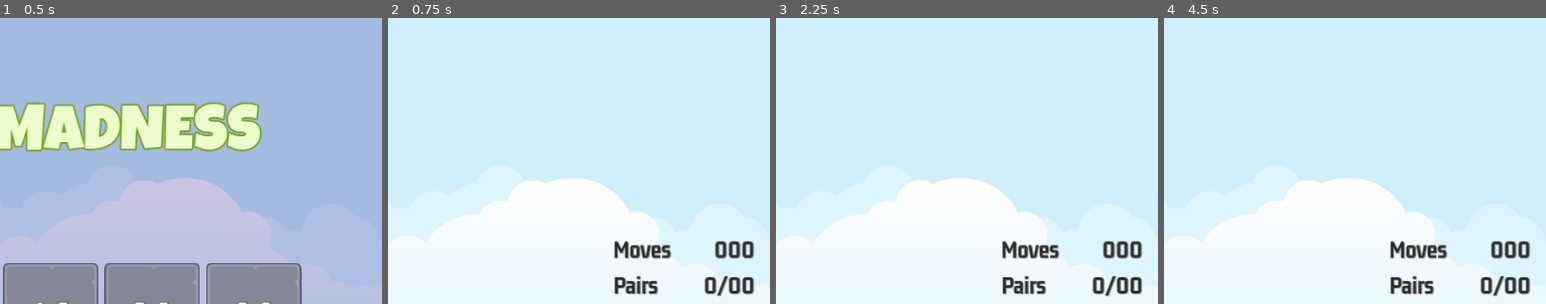
Above: before the commit, frames 1-4 (left to right).
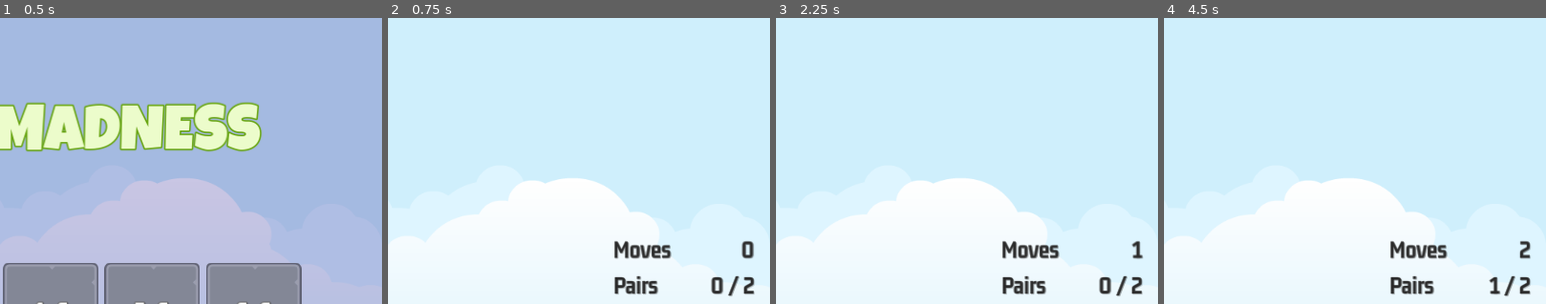
Above: after the commit, the same moments.

Repository: ArthurNvs/MemoryMadness
Game: Godot game, scene res://master_screen/master_screen.tscn
Same seed, same stepped clock (60 frames per second), same inputs: the game is played once before the commit and once after it.
Inputs (mouse positions are % of the whole screen's width and height, from its top left):
- Up to frame 1 (0.5 s): no input
- Up to frame 2 (0.75 s): click "2x2" at 0.5 s
- Up to frame 3 (2.25 s): click (35, 44) at 1.25 s; click (44, 44) at 2.02 s
- Up to frame 4 (4.5 s): click (35, 56) at 2.77 s; click (44, 56) at 3.52 s; click (35, 44) at 4.25 s
The pictures show only the part of the screen within x 50-100%, y 0-50%; the shares and areas given below are measured in that part.

Frame 1 is identical in both runs. In frame 2, 0.9% of the frame differs, in the area x 82-96%, y 78-98%; in frame 3, 1.1%, in the area x 82-97%, y 78-98%; in frame 4, 1.1%.

Commit message:
creates gameover screen

Diff:
--- /dev/null
+++ b/assets/lg_84_green.tres
@@ -0,0 +1,12 @@
+[gd_resource type="LabelSettings" load_steps=2 format=3 uid="uid://unetbn0dc6ls"]
+
+[ext_resource type="FontFile" uid="uid://fhco5v1nj10j" path="res://assets/fonts/LuckiestGuy-Regular.ttf" id="1_mus3h"]
+
+[resource]
+font = ExtResource("1_mus3h")
+font_size = 84
+font_color = Color(0.250547, 0.633874, 0.495274, 1)
+outline_size = 10
+outline_color = Color(0.675091, 0.956251, 0.829361, 1)
+shadow_size = 10
+shadow_color = Color(3.36915e-07, 0.221838, 0, 0.494118)
--- /dev/null
+++ b/game_over/game_over.tscn
@@ -0,0 +1,72 @@
+[gd_scene load_steps=4 format=3 uid="uid://cvujwjkpdptbr"]
+
+[ext_resource type="Texture2D" uid="uid://cdp1meo0stuse" path="res://assets/ui/UIbg.png" id="1_8konc"]
+[ext_resource type="LabelSettings" uid="uid://unetbn0dc6ls" path="res://assets/lg_84_green.tres" id="2_68pld"]
+[ext_resource type="LabelSettings" uid="uid://dome2gjk366q4" path="res://assets/gm_32_dark_dark.tres" id="3_j3giw"]
+
+[node name="GameOver" type="Control"]
+layout_mode = 3
+anchors_preset = 15
+anchor_right = 1.0
+anchor_bottom = 1.0
+grow_horizontal = 2
+grow_vertical = 2
+
+[node name="NinePatchRect" type="NinePatchRect" parent="."]
+layout_mode = 1
+anchors_preset = 8
+anchor_left = 0.5
+anchor_top = 0.5
+anchor_right = 0.5
+anchor_bottom = 0.5
+offset_left = -256.0
+offset_top = -192.0
+offset_right = 256.0
+offset_bottom = 192.0
+grow_horizontal = 2
+grow_vertical = 2
+texture = ExtResource("1_8konc")
+patch_margin_left = 10
+patch_margin_top = 10
+patch_margin_right = 10
+patch_margin_bottom = 10
+
+[node name="MC" type="MarginContainer" parent="NinePatchRect"]
+layout_mode = 1
+anchors_preset = 15
+anchor_right = 1.0
+anchor_bottom = 1.0
+grow_horizontal = 2
+grow_vertical = 2
+theme_override_constants/margin_left = 30
+theme_override_constants/margin_top = 24
+theme_override_constants/margin_right = 30
+theme_override_constants/margin_bottom = 30
+
+[node name="VB" type="VBoxContainer" parent="NinePatchRect/MC"]
+layout_mode = 2
+
+[node name="Label" type="Label" parent="NinePatchRect/MC/VB"]
+layout_mode = 2
+text = "YOU WIN"
+label_settings = ExtResource("2_68pld")
+horizontal_alignment = 1
+vertical_alignment = 1
+
+[node name="HB" type="HBoxContainer" parent="NinePatchRect/MC/VB"]
+layout_mode = 2
+
+[node name="Label" type="Label" parent="NinePatchRect/MC/VB/HB"]
+layout_mode = 2
+size_flags_horizontal = 2
+text = "Moves taken:"
+label_settings = ExtResource("3_j3giw")
+horizontal_alignment = 1
+vertical_alignment = 1
+
+[node name="MovesLabel" type="Label" parent="NinePatchRect/MC/VB/HB"]
+layout_mode = 2
+text = "000"
+label_settings = ExtResource("3_j3giw")
+horizontal_alignment = 1
+vertical_alignment = 1
--- a/game_screen/game_screen.gd
+++ b/game_screen/game_screen.gd
@@ -4,12 +4,18 @@
 
 @onready var sound = $Sound
 @onready var tile_container = $HBoxContainer/MarginContainer/TileContainer
-@onready var scorer = $Scorer
+@onready var scorer: Scorer = $Scorer
+@onready var moves_label = $HBoxContainer/MarginContainer2/VBoxContainer/HBoxContainer/MovesLabel
+@onready var pairs_label = $HBoxContainer/MarginContainer2/VBoxContainer/HBoxContainer2/PairsLabel
 
 
 func _ready():
 	SignalManager.on_level_selected.connect(on_level_selected)
 
+
+func _process(delta):
+	moves_label.text = scorer.get_moves_made_str()
+	pairs_label.text = scorer.get_pairs_made_str()
 
 func on_level_selected(level_num: int) -> void:
 	var level_data = GameManager.get_level_data(level_num)
